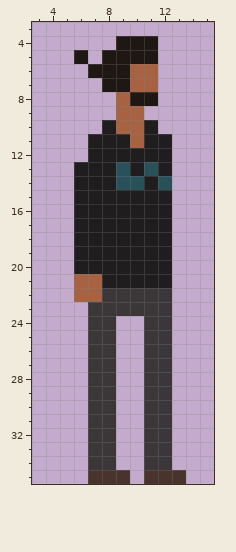
Pixel-art sprite -- public/assets/npcBas.png. The first picture shows the starting point.
The file is 19x36 pixels. Shown: x 3..15, y 3..35.
The result:
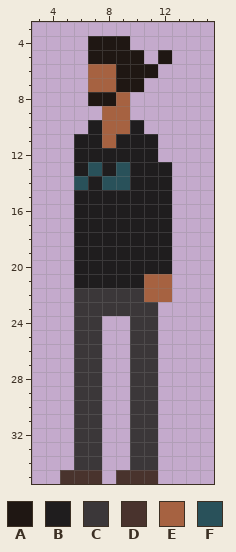
Palette (. is transparent): A #1f1713  B #1f1d1e  C #3b3739  D #49332d  E #a66241  F #29515a
Edits made:
The edit adds colour A in row 4 at x 7 to 8; in row 5 at x 7 and 12; in row 8 at x 7 to 8.
Colour E gives way to colour A in row 6 at x 10 to 11; in row 7 at x 10.
The edit adds colour B in row 10 at x 7; in rows 11 to 12 at x 6.
Colour E gives way to colour B in rows 10 to 11 at x 10; in row 21 at x 6 to 7.
Colour F gives way to colour B in row 13 at x 11; in row 14 at x 10 and 12.
The edit adds colour C in row 23 at x 6; in rows 24 to 34 at x 6 and 10.
Colour E gives way to colour C in row 22 at x 6 to 7.
The edit adds colour D in row 35 at x 5 to 6 and 10.
The edit adds colour E in row 7 at x 7; in row 9 at x 8.
Colour A gives way to colour E in row 6 at x 7 to 8; in row 7 at x 8.
Colour B gives way to colour E in rows 10 to 11 at x 8; in row 21 at x 11 to 12.
Colour C gives way to colour E in row 22 at x 11 to 12.
Colour B gives way to colour F in row 13 at x 7; in row 14 at x 6 and 8.
Colour A is removed in row 4 at x 10 to 11; in row 5 at x 6 and 11; in row 8 at x 10 to 11.
Colour B is removed in row 10 at x 11; in rows 11 to 12 at x 12.
Colour C is removed in row 23 at x 12; in rows 24 to 34 at x 8 and 12.
Colour D is removed in row 35 at x 8 and 12 to 13.
Colour E is removed in row 7 at x 11; in row 9 at x 10.
